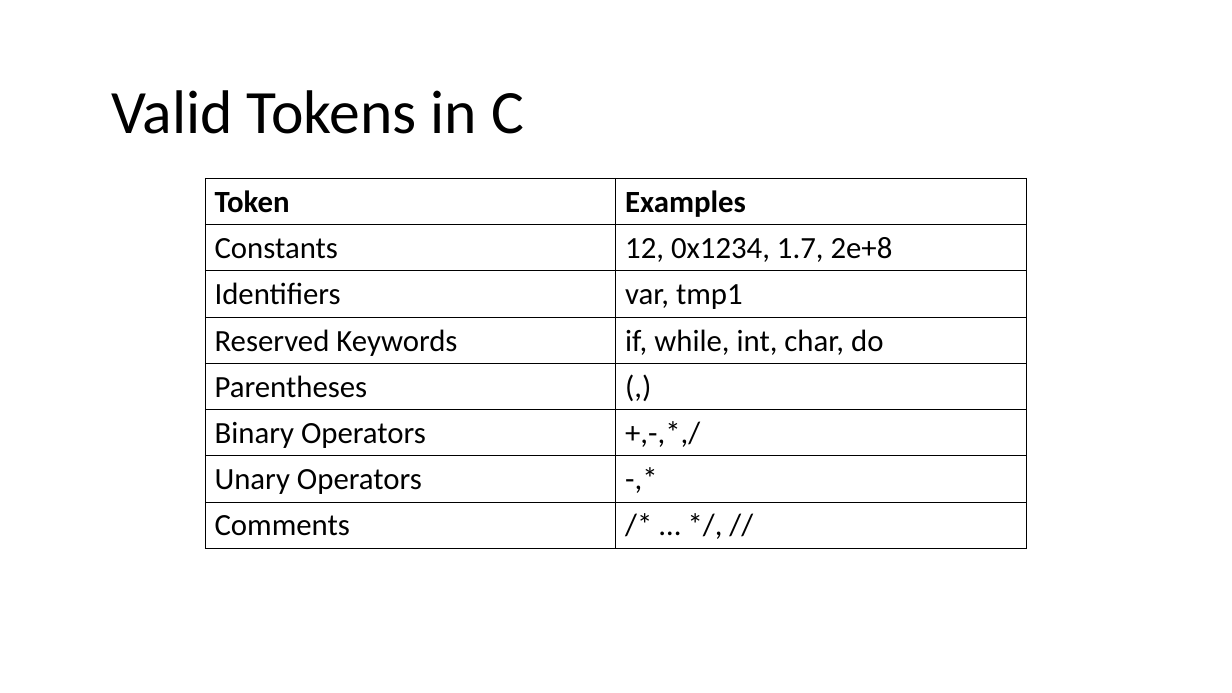
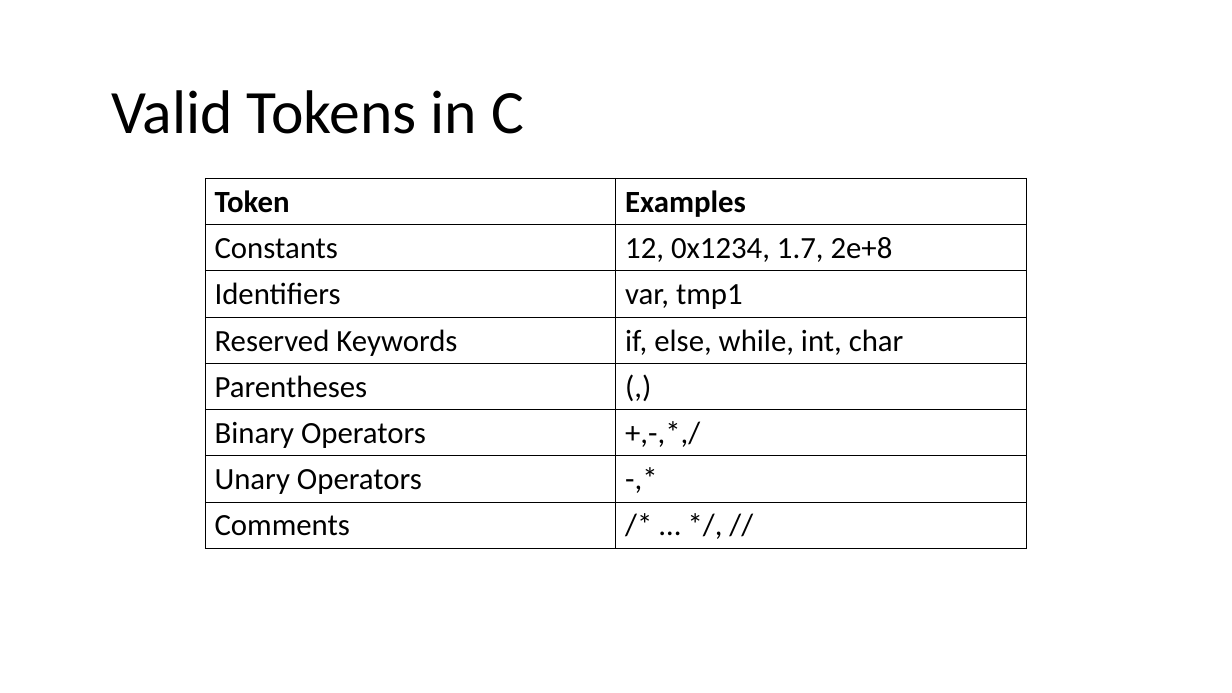
Before and after one commit to nivshani/compilation, a slide deck: slide 12 of new_slides/lexical_analysis.pptx. Drawn at 1232x693 pixels with LibreOffice and Linux fonts; fonts in the diff are those of the drawing. Boxes give left, top, right and bottom in pixels: in the first picture for what was removed or moved away, otherwise in the second. Text is boxed around its words. In the diff, an @@ line names an element or a change of style, - is before the commit and + after.

```diff
--- a/new_slides/lexical_analysis.pptx
+++ b/new_slides/lexical_analysis.pptx
@@ table at box(205, 178, 1026, 548) @@
-row 4, column 2: if, while, int, char, do
+row 4, column 2: if, else, while, int, char
```
Also in this commit, not shown: 8 other slides changed, 1 slide added, 1 other file.
